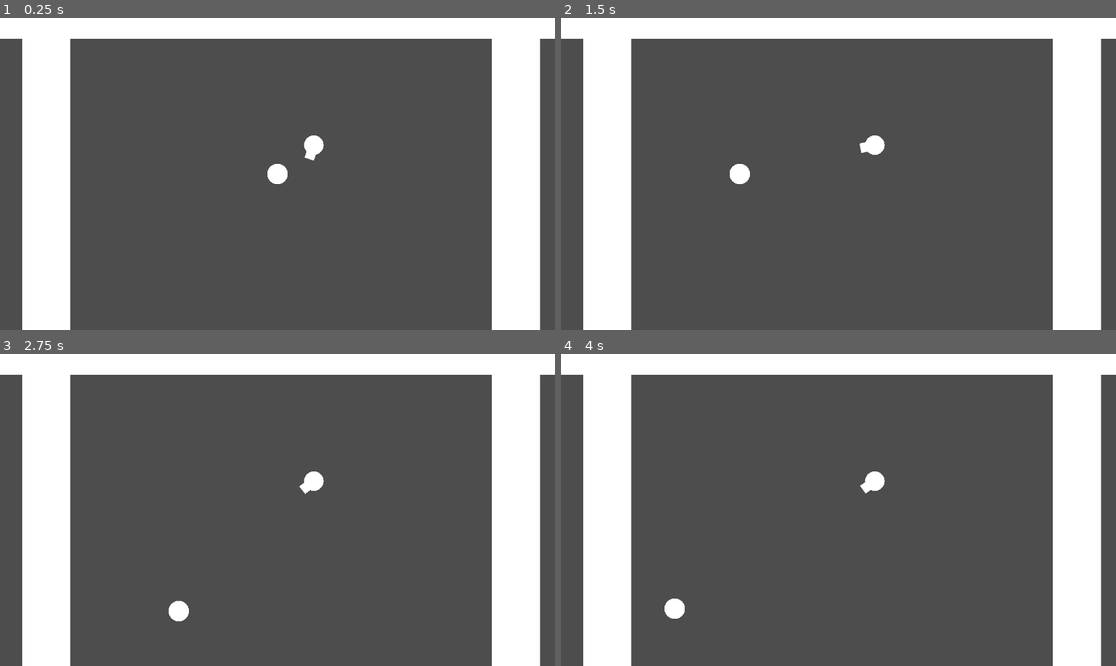
Above: before the commit, frames 1-4 (two rows, left to right).
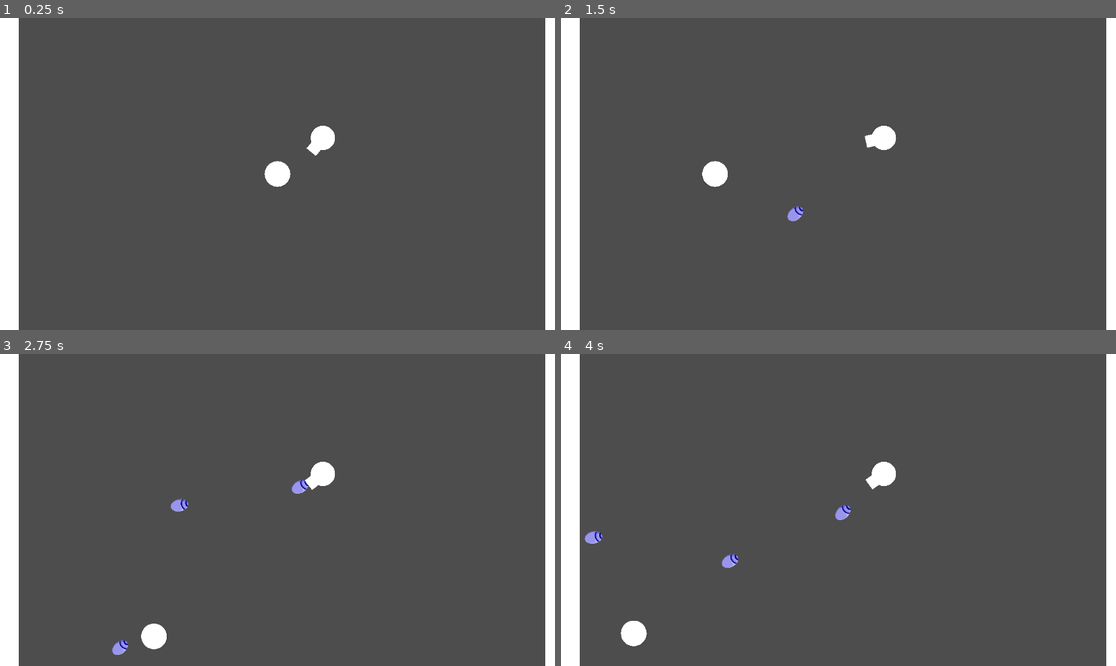
Above: after the commit, the same moments.

Repository: starlight426/TeamSevenGame
Game: Godot game, scene res://main.tscn
The game is run twice, just before and just after one commit, with the same random seed, the same clock (stepped at 60 frames per second) and the same inputs.
Inputs (mouse positions are in pixels of both pictures, inside the frame that each line leads up to):
- Up to frame 1 (0.25 s): no input
- Up to frame 2 (1.5 s): move the mouse to (960, 158) at 0.52 s; hold A (a_press) 0.53-1.28 s; move the mouse to (727, 189) at 1.27 s; tap D (d_press) at 1.35 s
- Up to frame 3 (2.75 s): move the mouse to (333, 441) at 2.02 s; hold S (s_press) from 2.03 s (still down)
- Up to frame 4 (4 s): move the mouse to (810, 572) at 2.77 s; release S (s_press) at 2.78 s; tap W (w_press) at 2.85 s; move the mouse to (1005, 556) at 3.52 s; hold A (a_press) from 3.53 s (still down)

The runs differ from the first frame. In frame 1, 28% of the frame differs, in the area x 0-100%, y 0-100%; in frame 2, 28%; in frame 3, 29%; in frame 4, 28%.
Error before the commit: Invalid call. Nonexistent 'Vector2' constructor. (res://Scripts/Combat/bullet.gd:26)

Commit message:
basic enemy works

Diff:
--- a/Combat Scenes/Bullet Scenes/bullet.tscn
+++ b/Combat Scenes/Bullet Scenes/bullet.tscn
@@ -22,7 +22,8 @@
 
 [node name="Sprite2D" type="Sprite2D" parent="."]
 texture_filter = 1
-position = Vector2(0, -8)
+position = Vector2(12, -1)
+rotation = 1.5708
 scale = Vector2(0.492, 0.492)
 texture = ExtResource("2_2enel")
 
--- a/Combat Scenes/Enemy Scenes/enemy_circle_basic.tscn
+++ b/Combat Scenes/Enemy Scenes/enemy_circle_basic.tscn
@@ -9,6 +9,7 @@
 radius = 100.0
 
 [node name="EnemyCircleBasic" type="CharacterBody2D"]
+rotation = 1.5708
 script = ExtResource("1_akfuv")
 
 [node name="CollisionShape2D" type="CollisionShape2D" parent="."]
--- a/Scripts/Combat/bullet.gd
+++ b/Scripts/Combat/bullet.gd
@@ -16,9 +16,11 @@
 
 func _ready():
 	$Hitbox.body_entered.connect(on_bullet_hit)
-
-	start_decay()
-
+	print(type)
+	#start_decay()
+	match type:
+		"straight":
+			print("type is straight")
 	#play_this_sound()
 
 func start_moving():
@@ -29,6 +31,7 @@
 	# Move the character
 	match type:
 		"straight":
+			print("type is straight")
 			velocity = movement*speed
 		"arc":
 			velocity = movement*speed
--- a/Scripts/Combat/bullet_patterner.gd
+++ b/Scripts/Combat/bullet_patterner.gd
@@ -22,10 +22,12 @@
 func spawn_pattern(passed_pos,passed_dir,pattern,passed_pattern_scale,passed_delay,passed_anim,passed_shape,passed_type,passed_speed,passed_size,passed_dmg,passed_team,passed_color,passed_mod1,passed_mod2,passed_mod3):
 
 	#these variables are static and have to be edited between spawns of bullets if you want them to change
+	shape_to_spawn = passed_shape
 	speed_to_spawn = passed_speed
 	size_to_spawn = passed_size
 	dmg_to_spawn = passed_dmg
 	team_to_spawn = passed_team
+	type_to_spawn = passed_type
 	color_to_spawn = passed_color
 	delay_to_spawn = passed_delay
 	shape_to_spawn = passed_shape
--- a/Scripts/Combat/enemy_circle_basic.gd
+++ b/Scripts/Combat/enemy_circle_basic.gd
@@ -4,7 +4,7 @@
 @export var team = "circle"
 var target = null
 var closest_danger = null
-var fire_ready = true
+var fire_ready = false
 @export var fire_rate = 1.0
 var rotation_speed = PI/32
 var color = "default"
@@ -14,6 +14,8 @@
 # Called when the node enters the scene tree for the first time.
 func _ready() -> void:
 	$TargetDetector.update_parent_target.connect(update_target)
+	await get_tree().create_timer(0.5).timeout
+	fire_ready = true
 
 # Called every frame. 'delta' is the elapsed time since the previous frame.
 func _physics_process(delta: float) -> void:
@@ -25,8 +27,9 @@
 			fire()
 
 func fire():
+	print("fired")
 	fire_ready = false
-	AttackSpawner.spawn_bullets(global_position,global_rotation-PI/2,"single",1,0,"default","circle","straight","default",1,30,"player","purple",0,0,0)
+	AttackSpawner.spawn_bullets(global_position,global_rotation,"single",1,0,"default","circle","straight",1000,2,30,"circle","purple",0,0,0)
 	await get_tree().create_timer(1/fire_rate).timeout
 	fire_ready = true
 
--- a/Scripts/wall_square.gd
+++ b/Scripts/wall_square.gd
@@ -9,3 +9,7 @@
 # Called every frame. 'delta' is the elapsed time since the previous frame.
 func _process(delta: float) -> void:
 	pass
+
+
+func take_damage(dmg):
+	pass
--- a/main.tscn
+++ b/main.tscn
@@ -16,4 +16,4 @@
 position = Vector2(377, -300)
 
 [node name="Camera2D" type="Camera2D" parent="."]
-zoom = Vector2(0.2, 0.2)
+zoom = Vector2(0.25, 0.25)
